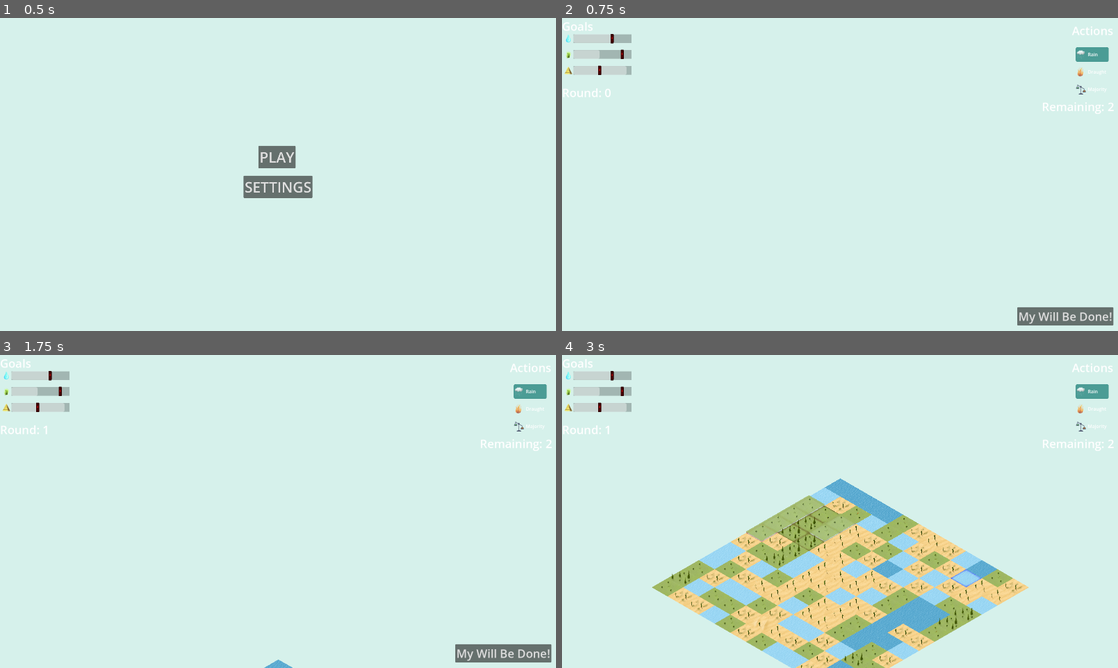
Above: before the commit, frames 1-4 (two rows, left to right).
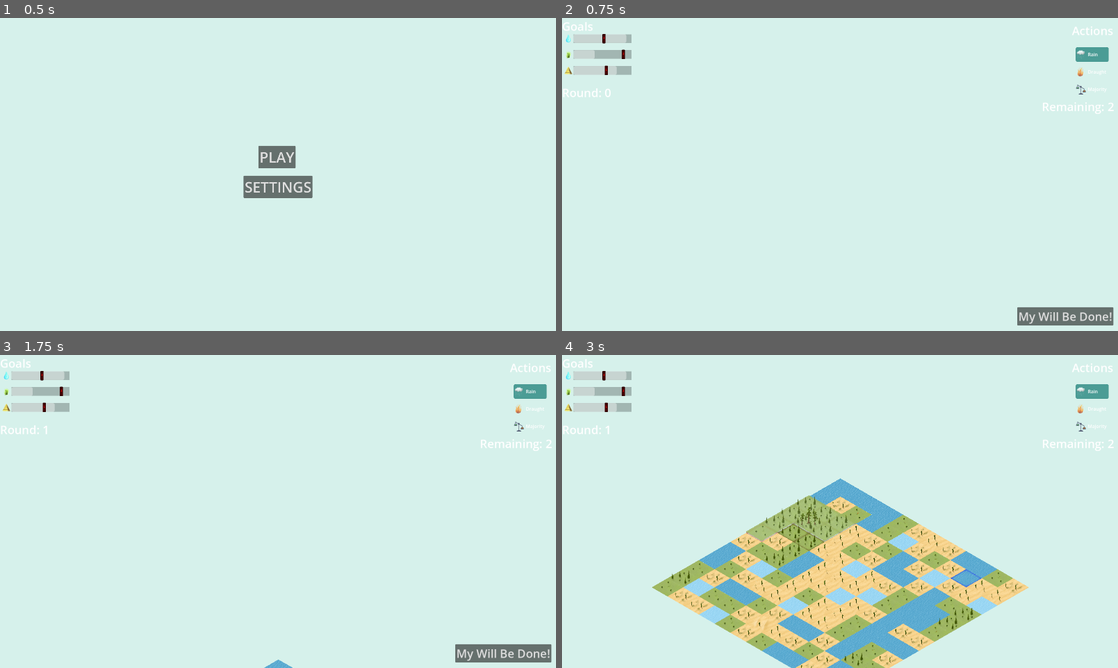
Above: after the commit, the same moments.

Repository: matouseek/game_jam_24
Game: Godot game, scene res://scenes/menu.tscn
Same seed, same stepped clock (60 frames per second), same inputs: the game is played once before the commit and once after it. The engine's default icon, where the game draws it, is replaced by a stand-in: a white triangle on a blue panel in a dark square.
Inputs (mouse positions are in pixels of both pictures, inside the frame that each line leads up to):
- Up to frame 1 (0.5 s): no input
- Up to frame 2 (0.75 s): click "PLAY" at 0.5 s
- Up to frame 3 (1.75 s): click "My Will Be Done!" at 1.25 s
- Up to frame 4 (3 s): click "My Will Be Done!" at 2 s; tap Enter (ui_accept) at 2.75 s; move the mouse to (962, 495) at 2.77 s; press the mouse at (962, 495) at 2.78 s; hold D (right) from 2.78 s (still down)

Frame 1 is identical in both runs. In frame 2, 0.2% of the frame differs, in the area x 5-12%, y 5-19%; in frame 3, 0.2%; in frame 4, 3.7%, in the area x 5-76%, y 5-100%.

Commit message:
Update tier mechanics

Diff:
--- a/scripts/environment.gd
+++ b/scripts/environment.gd
@@ -172,9 +172,10 @@
 func tween_tilemap(old_terrain: Array, new_terrain: Array) -> void:
 	for i in range(ENV_SIZE):
 		for j in range(ENV_SIZE):
-			var old_type: G.TileTypes = old_terrain[i][j].type
-			var new_type: G.TileTypes = new_terrain[i][j].type
-			if old_type == new_type: continue
+			var old_tile : WorldTile = old_terrain[i][j]
+			var new_tile : WorldTile = new_terrain[i][j]
+			if old_tile.type == new_tile.type and old_tile.tier == new_tile.tier:
+				continue
 			tween_out_tile(Vector2i(i, j))
 
 
@@ -238,12 +239,24 @@
 			friends_count += 1
 
 	# determine tier based on amount of neighbors with same type
-	if friends_count < 2:
-		terrain[coord.x][coord.y].tier = G.TileTier.LOW
-	elif friends_count < 4:
-		terrain[coord.x][coord.y].tier = G.TileTier.MEDIUM
+	terrain[coord.x][coord.y].tier = calculate_tier(friends_count,terrain[coord.x][coord.y])
+
+
+func calculate_tier(friends_count : int, tile : WorldTile) -> G.TileTier:
+	if tile.type == G.TileTypes.WATER:
+		if friends_count < 1:
+			return G.TileTier.LOW
+		elif friends_count < 4:
+			return G.TileTier.MEDIUM
+		else:
+			return G.TileTier.HIGH
 	else:
-		terrain[coord.x][coord.y].tier = G.TileTier.HIGH
+		if friends_count < 2:
+			return G.TileTier.LOW
+		elif friends_count < 4:
+			return G.TileTier.MEDIUM
+		else:
+			return G.TileTier.HIGH
 
 func get_tile_source_id(tile : WorldTile) -> int:
 	return tile.type * type_modulo + tile.tier * tier_modulo
--- a/scripts/game_manager.gd
+++ b/scripts/game_manager.gd
@@ -70,6 +70,7 @@
 
 	print("Process player selection")
 	process_used_effects()
+	env.update_tiers()
 
 	if not env.used_effects.is_empty():
 		env.tween_tilemap(terrain_copy, env.terrain)
@@ -79,6 +80,7 @@
 
 	print("Process fuck ups")
 	process_fuck_ups()
+	env.update_tiers()
 
 	if not env.fuck_up_effects.is_empty():
 		env.tween_tilemap(terrain_copy, env.terrain)
